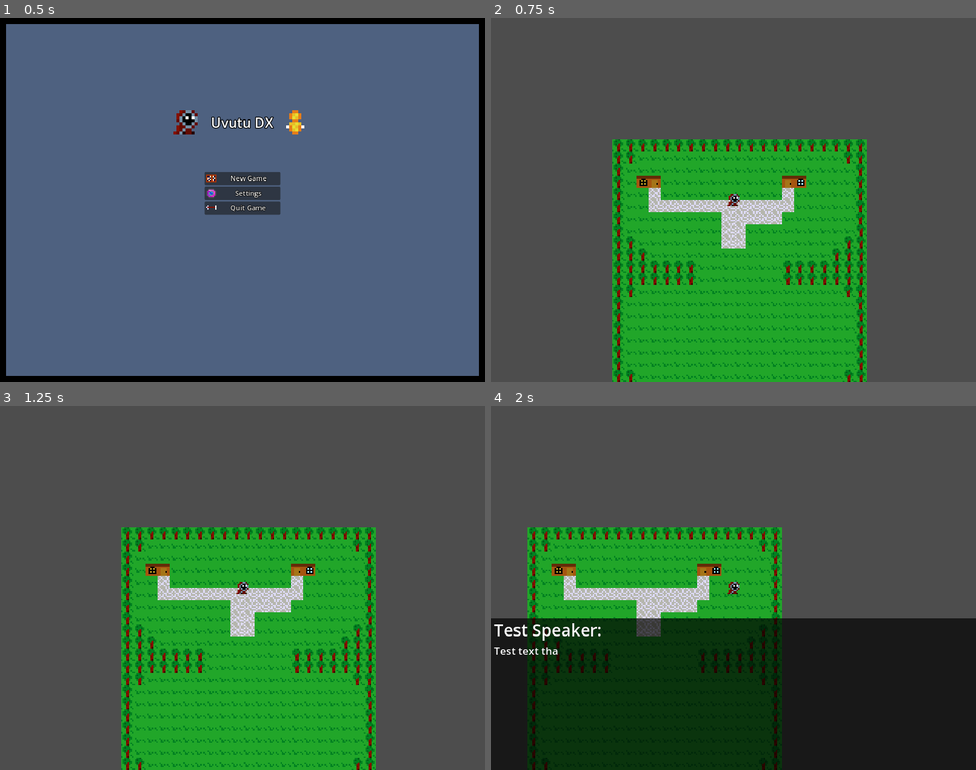
Above: before the commit, frames 1-4 (two rows, left to right).
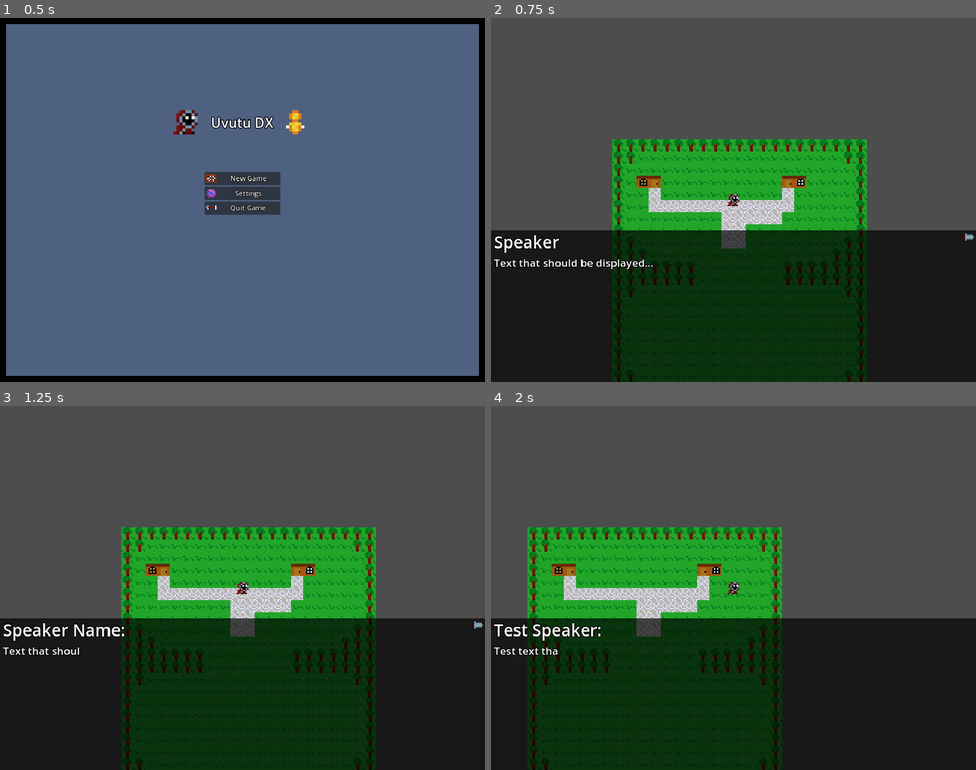
Above: after the commit, the same moments.

Repository: 123outerme/Shards-of-Grandeur
Game: Godot game, scene res://GameScenes/MainMenu.tscn
The game is run twice, just before and just after one commit, with the same random seed, the same clock (stepped at 60 frames per second) and the same inputs.
Inputs:
- Up to frame 1 (0.5 s): no input
- Up to frame 2 (0.75 s): click "New Game" at 0.5 s
- Up to frame 3 (1.25 s): no input
- Up to frame 4 (2 s): tap Enter at 1.25 s; hold D (move_right) from 1.28 s (still down); tap Space (game_interact) at 1.35 s

Frame 1 is identical in both runs. In frame 2, 42% of the frame differs, in the area x 0-100%, y 58-100%; in frame 3, 42%; in frame 4, 0.2%.

Commit message:
Set text outlines in theme rather than per control

Diff:
--- a/GameScenes/MainMenu.tscn
+++ b/GameScenes/MainMenu.tscn
@@ -74,8 +74,6 @@
 
 [node name="NewGameButton" type="Button" parent="VBoxContainer"]
 layout_mode = 2
-theme_override_colors/font_outline_color = Color(0, 0, 0, 1)
-theme_override_constants/outline_size = 5
 keep_pressed_outside = true
 text = "New Game"
 icon = SubResource("AtlasTexture_g6d7l")
@@ -83,8 +81,6 @@
 
 [node name="ResumeGameButton" type="Button" parent="VBoxContainer"]
 layout_mode = 2
-theme_override_colors/font_outline_color = Color(0, 0, 0, 1)
-theme_override_constants/outline_size = 5
 keep_pressed_outside = true
 text = "Resume Game"
 icon = SubResource("AtlasTexture_crfo8")
@@ -92,8 +88,6 @@
 
 [node name="SettingsButton" type="Button" parent="VBoxContainer"]
 layout_mode = 2
-theme_override_colors/font_outline_color = Color(0, 0, 0, 1)
-theme_override_constants/outline_size = 5
 keep_pressed_outside = true
 text = "Settings
 "
@@ -102,8 +96,6 @@
 
 [node name="QuitButton" type="Button" parent="VBoxContainer"]
 layout_mode = 2
-theme_override_colors/font_outline_color = Color(0, 0, 0, 1)
-theme_override_constants/outline_size = 5
 keep_pressed_outside = true
 text = "Quit Game"
 icon = SubResource("AtlasTexture_pafe4")
--- a/Prefabs/Entities/Player.tscn
+++ b/Prefabs/Entities/Player.tscn
@@ -34,12 +34,10 @@
 texture = SubResource("AtlasTexture_4nskj")
 
 [node name="TextBoxRoot" type="Node2D" parent="."]
-visible = false
 scale = Vector2(0.25, 0.25)
 script = ExtResource("3_lvwjn")
 
 [node name="TextContainer" type="PanelContainer" parent="TextBoxRoot"]
-anchors_preset = -1
 offset_left = -640.0
 offset_top = 80.0
 offset_right = 640.0
@@ -60,8 +58,6 @@
 [node name="SpeakerText" type="RichTextLabel" parent="TextBoxRoot/TextContainer/MarginContainer/VBoxContainer"]
 layout_mode = 2
 theme = ExtResource("5_wr0ar")
-theme_override_colors/font_outline_color = Color(0, 0, 0, 1)
-theme_override_constants/outline_size = 2
 theme_override_font_sizes/normal_font_size = 44
 theme_override_font_sizes/bold_font_size = 44
 theme_override_font_sizes/italics_font_size = 44
@@ -74,8 +70,6 @@
 [node name="TextBoxText" type="RichTextLabel" parent="TextBoxRoot/TextContainer/MarginContainer/VBoxContainer"]
 layout_mode = 2
 theme = ExtResource("5_wr0ar")
-theme_override_colors/font_outline_color = Color(0, 0, 0, 1)
-theme_override_constants/outline_size = 2
 theme_override_font_sizes/normal_font_size = 28
 theme_override_font_sizes/bold_font_size = 28
 theme_override_font_sizes/italics_font_size = 28
--- a/Themes/rootTheme.tres
+++ b/Themes/rootTheme.tres
@@ -2,3 +2,7 @@
 
 [resource]
 default_font_size = 18
+Button/colors/font_outline_color = Color(0, 0, 0, 1)
+Button/constants/outline_size = 5
+RichTextLabel/colors/font_outline_color = Color(0, 0, 0, 1)
+RichTextLabel/constants/outline_size = 5
--- a/Themes/titleTextTheme.tres
+++ b/Themes/titleTextTheme.tres
@@ -2,3 +2,5 @@
 
 [resource]
 default_font_size = 36
+RichTextLabel/colors/font_outline_color = Color(0, 0, 0, 1)
+RichTextLabel/constants/outline_size = 8
